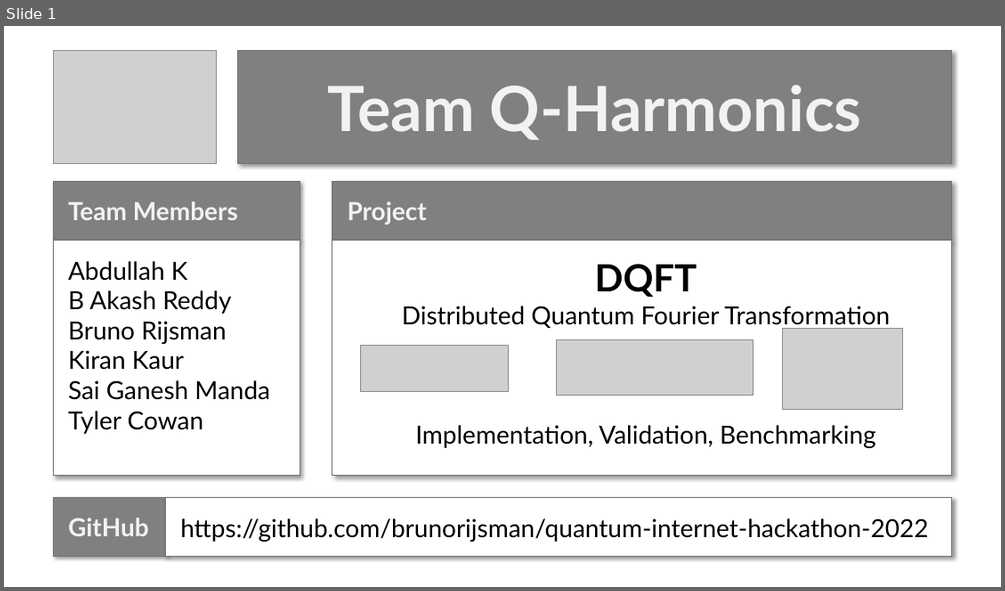
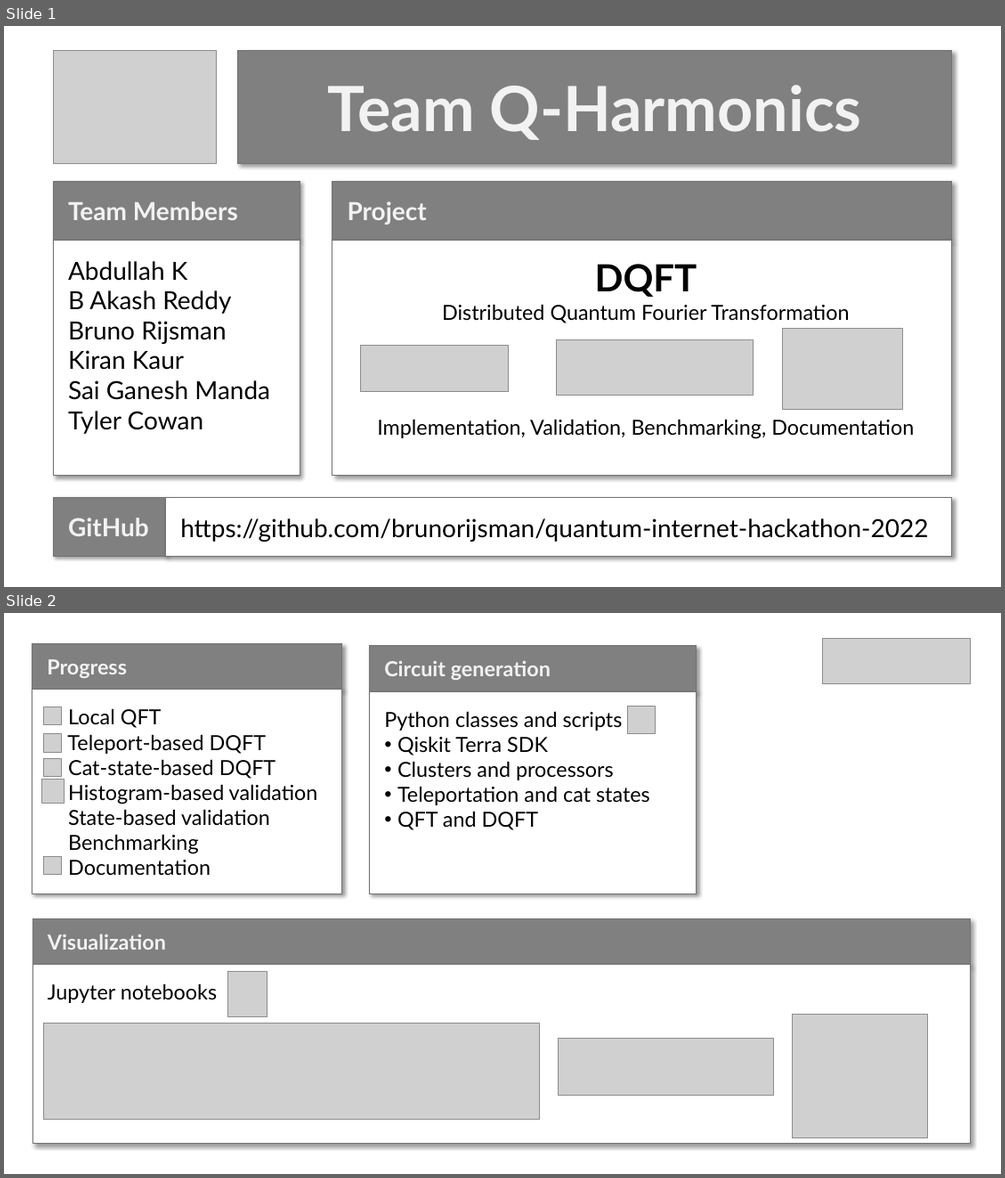
Before and after one commit to brunorijsman/quantum-internet-hackathon-2022, a slide deck: docs/end-of-hackathon-presentation.pptx. Shown one above the other, each under a label of ours: slide 1 before the commit, slides 1 and 2 after it. The pictures are 1005x591 and 1005x1178 pixels, drawn with LibreOffice and Linux fonts; fonts in the diff are those of the drawing; grey boxes stand for pictures. Boxes give left, top, right and bottom in pixels: in the first picture for what was removed or moved away, otherwise in the second. Text is boxed around its words. In the diff, an @@ line names an element or a change of style, - is before the commit and + after.

```diff
--- a/docs/end-of-hackathon-presentation.pptx
+++ b/docs/end-of-hackathon-presentation.pptx
@@ slide 2 added at (4,613,1001,1174), background #FFFFFF @@
@@ picture added at (823,639,971,684) @@
@@ rectangle added at (370,646,696,691), fill #808080, outline #767171 0.75 pt, 20 pt, text #F2F2F2, bold @@
+Circuit generation
@@ rectangle added at (370,691,696,893), fill #FFFFFF, outline #767171 0.75 pt, 20 pt, text #000000 @@
+Python classes and scripts
+• Qiskit Terra SDK
+• Clusters and processors
+• Teleportation and cat states
+• QFT and DQFT
@@ picture added at (628,706,655,734) @@
@@ group added at (32,643,342,893): 5 pictures, 2 rectangles @@
+Progress
+Local QFT
+Teleport-based DQFT
+Cat-state-based DQFT
+Histogram-based validation
+State-based validation
+Benchmarking
+Documentation
@@ group added at (32,919,971,1143): 4 pictures, 2 rectangles @@
+Visualization
+Jupyter notebooks
@@ slide 1 changed as well @@
@@ text in rectangle at (442,304,849,323): size 24 to 20 pt in "Distributed Quantum Fourier Transformation" @@
@@ text in rectangle at (377,418,914,439): text changed; size 24 to 20 pt @@
-Implementation, Validation, Benchmarking
+Implementation, Validation, Benchmarking, Documentation
```
Also in this commit, not shown: 1 slide removed, 1 other file.
